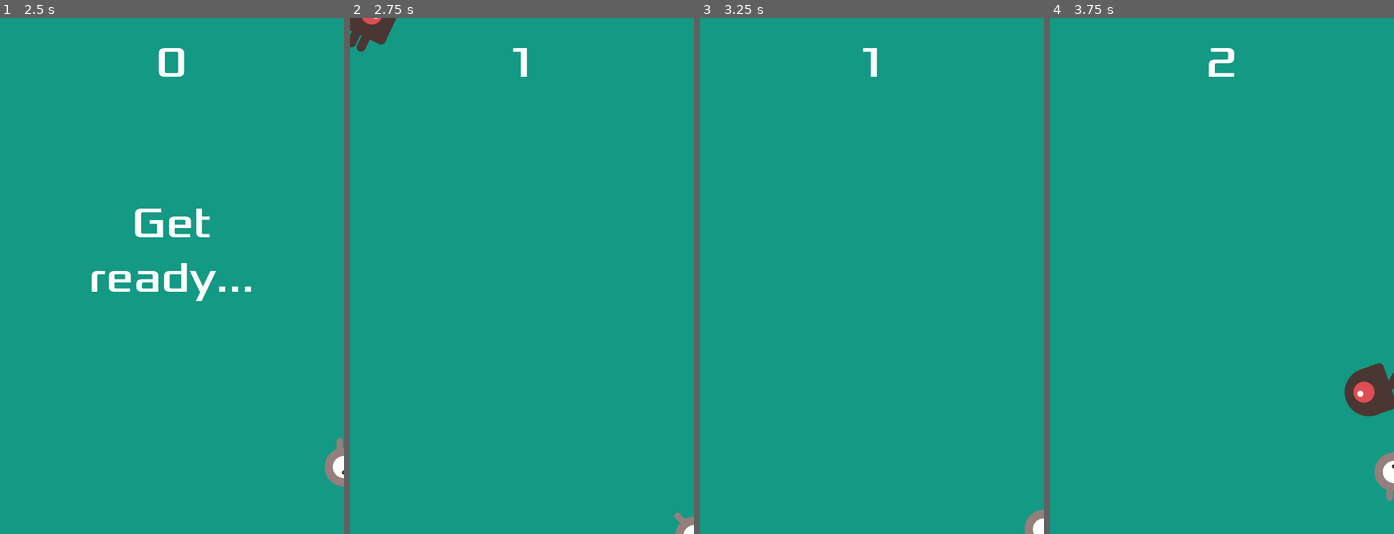
Above: before the commit, frames 1-4 (left to right).
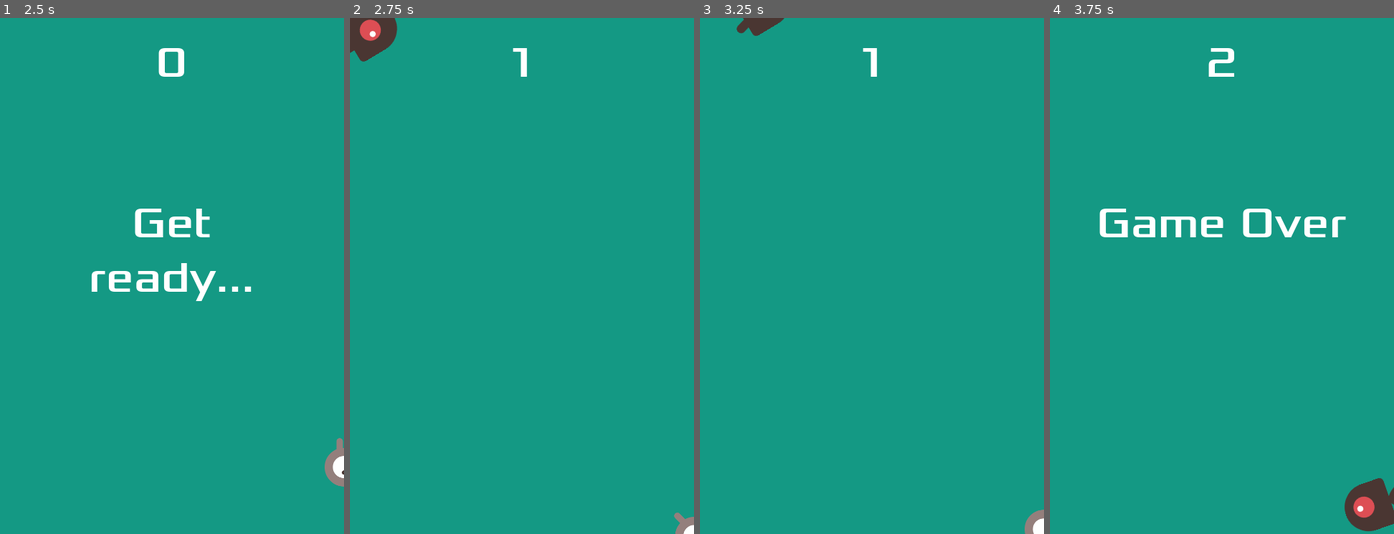
Above: after the commit, the same moments.

Repository: AnhNguyenTung039/godot-dogde-the-creeps
Game: Godot game, scene res://Main.tscn
The game is run twice, just before and just after one commit, with the same random seed, the same clock (stepped at 60 frames per second) and the same inputs.
Inputs:
- Up to frame 1 (2.5 s): click "Start" at 0.5 s; tap Enter at 1.25 s; hold D (move_right) 1.28-2.03 s; hold S (move_down) from 2.03 s (still down)
- Up to frame 2 (2.75 s): keep holding S (move_down)
- Up to frame 3 (3.25 s): release S (move_down) at 2.78 s; hold D (move_right) from 2.78 s (still down)
- Up to frame 4 (3.75 s): release D (move_right) at 3.53 s; hold W (move_up) from 3.53 s (still down)

Frame 1 is identical in both runs. In frame 2, 0.5% of the frame differs, in the area x 0-14%, y 0-9%; in frame 3, 0.3%; in frame 4, 4.1%, in the area x 14-100%, y 36-100%.

Commit message:
Update spawn location

Diff:
--- a/Main.tscn
+++ b/Main.tscn
@@ -9,9 +9,9 @@
 
 [sub_resource type="Curve2D" id="Curve2D_dt4vn"]
 _data = {
-"points": PackedVector2Array(0, 0, 0, 0, 0, 0, 0, 0, 0, 0, 480, 0, 0, 0, 0, 0, 480, 720, 0, 0, 0, 0, 0, 0)
+"points": PackedVector2Array(0, 0, 0, 0, 0, 0, 0, 0, 0, 0, 480, 0, 0, 0, 0, 0, 480, 720, 0, 0, 0, 0, -1, 719, 0, 0, 0, 0, 0, 0)
 }
-point_count = 4
+point_count = 5
 
 [node name="Main" type="Node"]
 script = ExtResource("1_7i5rm")
